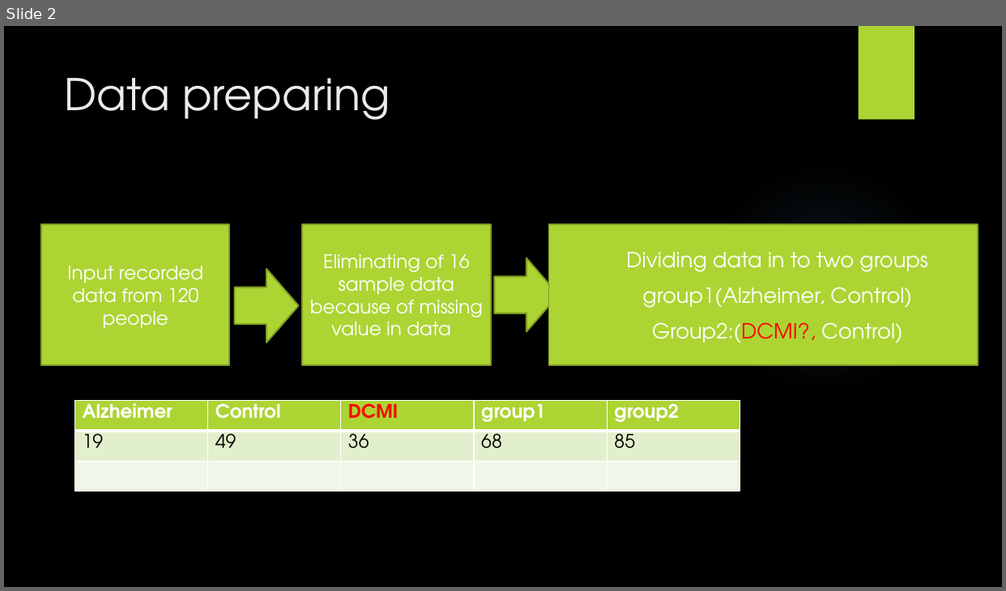
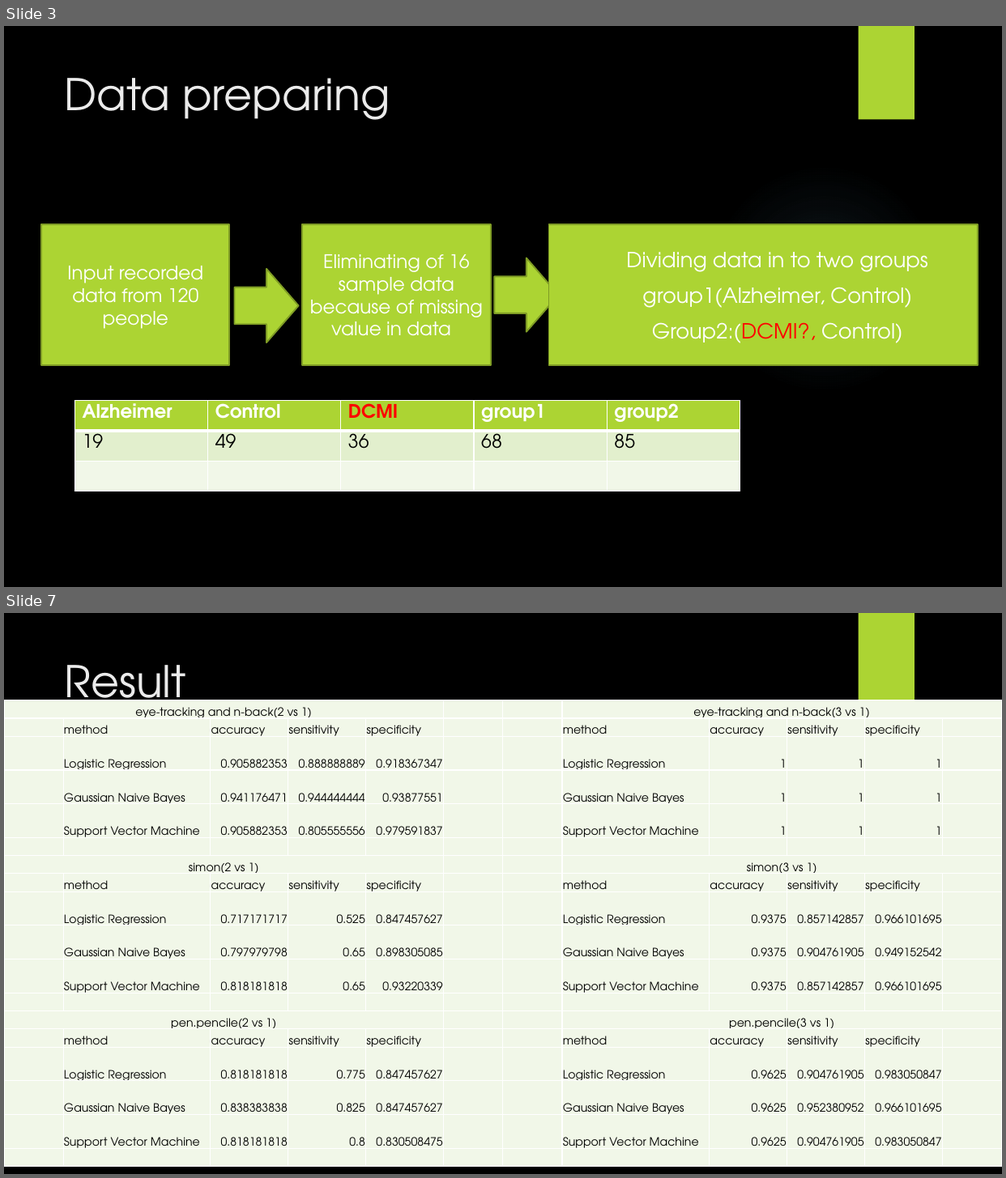
Before and after one commit to aminkhod/Eye_tracking-Neuroscience, a slide deck: Eye track Analysis Diagram.pptx. Shown one above the other, each under a label of ours: slide 2 before the commit, slides 3 and 7 after it; the slides between them are not shown. The pictures are 1006x591 and 1006x1178 pixels, drawn with LibreOffice and Linux fonts; fonts in the diff are those of the drawing; background and template pictures are left out. Boxes give left, top, right and bottom in pixels: in the first picture for what was removed or moved away, otherwise in the second. Text is boxed around its words. In the diff, an @@ line names an element or a change of style, - is before the commit and + after.

```diff
--- a/Eye track Analysis Diagram.pptx
+++ b/Eye track Analysis Diagram.pptx
@@ slide 7 added at box(4, 613, 1002, 1174), background picture (left out); not listed: 2 template elements that a slide beside it also shows @@
@@ title added at box(65, 665, 187, 717), 42 pt, text #EBEBEB @@
+Result
@@ table added at box(4, 700, 1002, 1168), 18 rows, 12 columns @@
+eye-tracking and n-back(2 vs 1) |  |  |  |  |  |  | eye-tracking and n-back(3 vs 1) |  |  |  | 
+ | method | accuracy | sensitivity | specificity |  |  | method | accuracy | sensitivity | specificity | 
+ | Logistic Regression | 0.905882353 | 0.888888889 | 0.918367347 |  |  | Logistic Regression | 1 | 1 | 1 | 
+ | Gaussian Naive Bayes | 0.941176471 | 0.944444444 | 0.93877551 |  |  | Gaussian Naive Bayes | 1 | 1 | 1 | 
+ | Support Vector Machine | 0.905882353 | 0.805555556 | 0.979591837 |  |  | Support Vector Machine | 1 | 1 | 1 | 
+ |  |  |  |  |  |  |  |  |  |  | 
+simon(2 vs 1) |  |  |  |  |  |  | simon(3 vs 1) |  |  |  | 
+ | method | accuracy | sensitivity | specificity |  |  | method | accuracy | sensitivity | specificity | 
+ | Logistic Regression | 0.717171717 | 0.525 | 0.847457627 |  |  | Logistic Regression | 0.9375 | 0.857142857 | 0.966101695 | 
+ | Gaussian Naive Bayes | 0.797979798 | 0.65 | 0.898305085 |  |  | Gaussian Naive Bayes | 0.9375 | 0.904761905 | 0.949152542 | 
+ | Support Vector Machine | 0.818181818 | 0.65 | 0.93220339 |  |  | Support Vector Machine | 0.9375 | 0.857142857 | 0.966101695 | 
+ |  |  |  |  |  |  |  |  |  |  | 
+pen.pencile(2 vs 1) |  |  |  |  |  |  | pen.pencile(3 vs 1) |  |  |  | 
+ | method | accuracy | sensitivity | specificity |  |  | method | accuracy | sensitivity | specificity | 
+ | Logistic Regression | 0.818181818 | 0.775 | 0.847457627 |  |  | Logistic Regression | 0.9625 | 0.904761905 | 0.983050847 | 
+ | Gaussian Naive Bayes | 0.838383838 | 0.825 | 0.847457627 |  |  | Gaussian Naive Bayes | 0.9625 | 0.952380952 | 0.966101695 | 
+ | Support Vector Machine | 0.818181818 | 0.8 | 0.830508475 |  |  | Support Vector Machine | 0.9625 | 0.904761905 | 0.983050847 | 
+ |  |  |  |  |  |  |  |  |  |  | 
@@ what was slide 2 is now slide 3 @@
```
Also in this commit, not shown: 6 other slides added.
